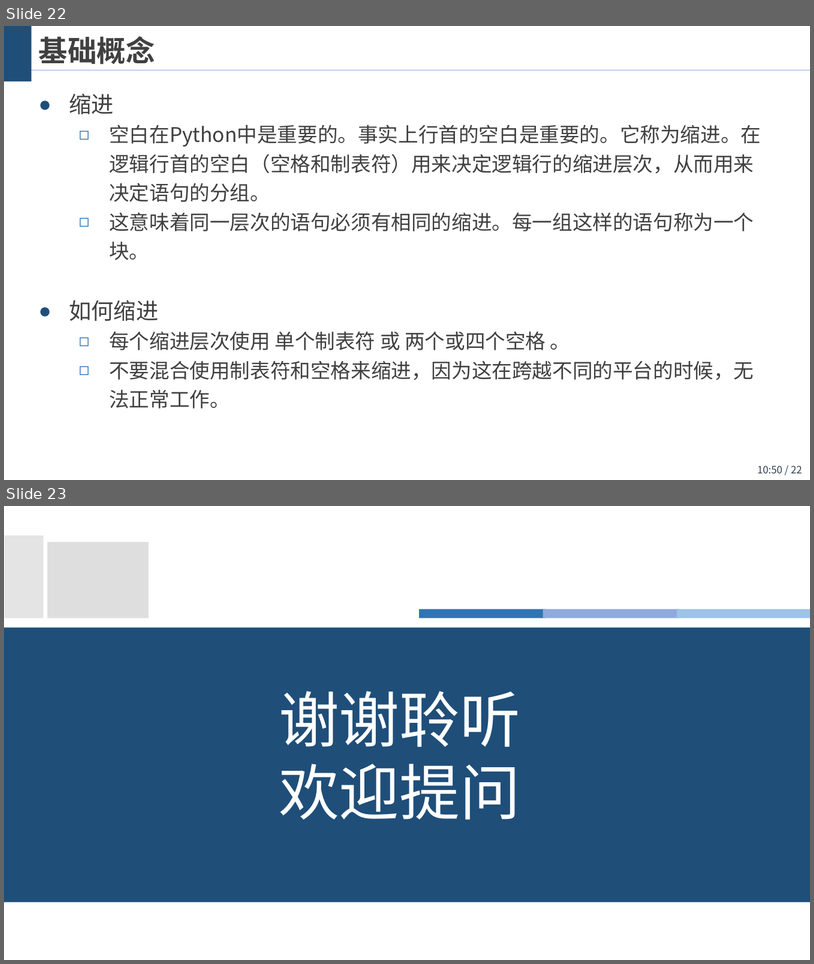
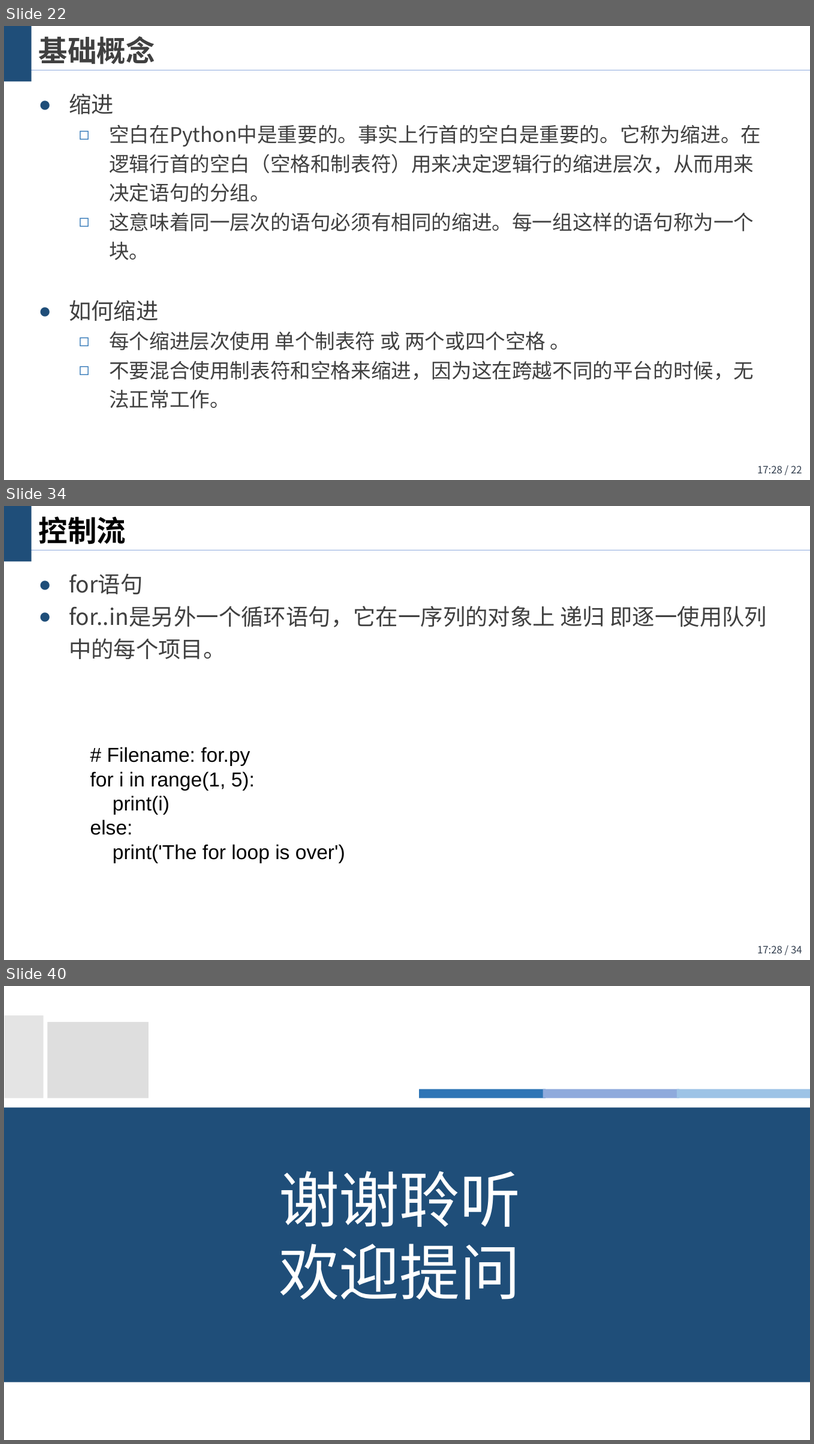
Before and after one commit to wangjin0818/Artificial_Intelligence_Generic_2023, a slide deck: Chapter 02/Python Programming I.pptx. Shown one above the other, each under a label of ours: slides 22 and 23 before the commit, slides 22, 34 and 40 after it; the slides between them are not shown. The pictures are 814x964 and 814x1444 pixels, drawn with LibreOffice and Linux fonts; fonts in the diff are those of the drawing; background and template pictures are left out. Boxes give left, top, right and bottom in pixels: in the first picture for what was removed or moved away, otherwise in the second. Text is boxed around its words. In the diff, an @@ line names an element or a change of style, - is before the commit and + after.

```diff
--- a/Chapter 02/Python Programming I.pptx
+++ b/Chapter 02/Python Programming I.pptx
@@ slide 34 added at [4, 506, 810, 960], background #FFFFFF; not listed: 3 template elements that a slide beside it also shows @@
@@ title added at [39, 516, 126, 544], 26 pt, text #000000, bold @@
+控制流
@@ text added at [69, 574, 768, 659], 20 pt, text #404040 @@
+● for语句
+● for..in是另外一个循环语句，它在一序列的对象上 递归 即逐一使用队列中的每个项目。
@@ text added at [90, 747, 345, 862], 18 pt, text #000000 @@
+# Filename: for.py
+for i in range(1, 5):
+print(i)
+else:
+print('The for loop is over')
@@ page number at [758, 465, 803, 473]: text changed @@
-10:50 / 22
+17:28 / 22
@@ what was slide 23 is now slide 40 @@
```
Also in this commit, not shown: 16 other slides added, 1 other file.
